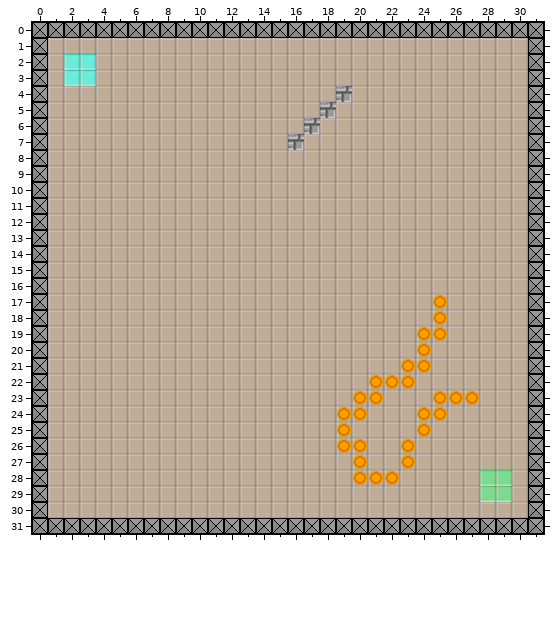
Tiled map (JSON): gamex/assets/levels/test5.json. The picture above is the old version.
Cells are 16x16 px. Shown: x 0..31, y 0..31.
Once edited:
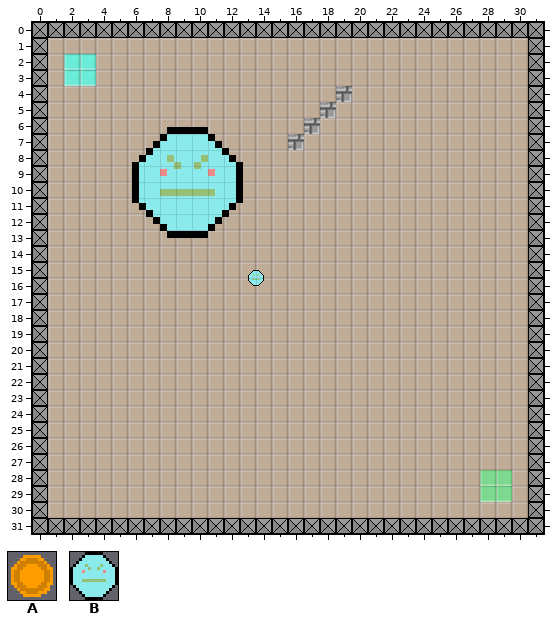
Key: from "tileset": A 6 "coin_single", B 8 "ball".
_ is an empty cell, . an unchanged one.
Objects are placed by their top-left corner, in cells (3,4 is the top-left corner of cell 3,4); size is 1x1 cell unless given.
Difference:
--- layer "Object Layer 1"
+B "ball" at 6.2,6.5 size 7x7
+B "ball" at 13.5,15.5
--- layer "Tile Layer 2" (removed)
@@ x 19..27 @@
-17 ......A..
-18 ......A..
-19 .....AA..
-20 .....A...
-21 ....AA...
-22 ..AAA....
-23 .AA...AAA
-24 AA...AA..
-25 A....A...
-26 AA..A....
-27 .A..A....
-28 .AAA.....
+17 ......_..
+18 ......_..
+19 .....__..
+20 ....._...
+21 ....__...
+22 ..___....
+23 .__...___
+24 __...__..
+25 _...._...
+26 __.._....
+27 ._.._....
+28 .___.....
Changed places in both pictures, as pixel boxes (x1, y1, x2, y2):
added: (132, 127, 243, 238)
added: (248, 270, 264, 286)
removed: (337, 295, 479, 485)
